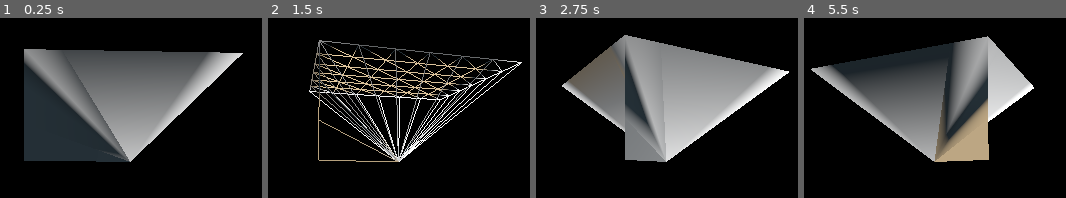
Above: before the commit, frames 1-4 (left to right).
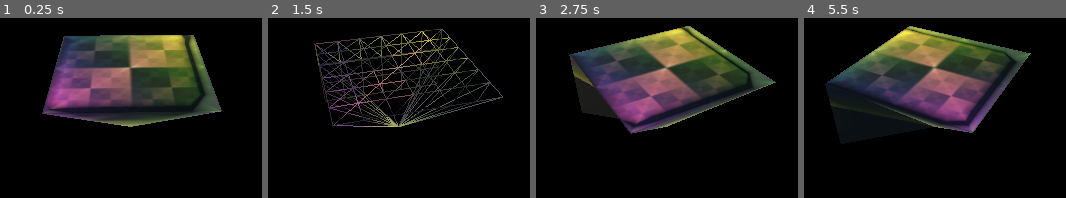
Above: after the commit, the same moments.

Repository: jinjagit/face_with_margin
Game: Godot game, scene res://Main.tscn
Two runs of this game, one before a commit and one after it. Both use one fixed random seed, a clock stepped at 60 frames per second and the inputs below.
Inputs:
- Up to frame 1 (0.25 s): no input
- Up to frame 2 (1.5 s): tap Enter at 0.5 s; hold P 0.53-1.28 s; tap P at 1.35 s
- Up to frame 3 (2.75 s): hold P from 2.03 s (still down)
- Up to frame 4 (5.5 s): release P at 2.78 s; tap P at 2.85, 4.35 s; hold P 3.53-4.28 s; hold P from 5.03 s (still down)

The runs differ from the first frame. In frame 1, 43% of the frame differs, in the area x 9-93%, y 9-80%; in frame 2, 16%; in frame 3, 36%; in frame 4, 35%.

Commit message:
vertically displace top edge margin verts

Diff:
--- a/FaceWithMarginMesh.gd
+++ b/FaceWithMarginMesh.gd
@@ -15,7 +15,6 @@
 
 func displace_vertically(factor : float, step: float):
 	var v_offset : float = factor * step * 2.0
-	print(v_offset)
 
 	var new_normal := Vector3(0.0, 0.0, 0.0)
 	if normal.z > 0.0:
@@ -68,7 +67,15 @@
 				pointOnUnitCube = new_normal + (percent.x - 0.5) * 2.0 * axisA + (percent.y - 0.5) * 2.0 * axisB
 				uv_array[i] = Vector2(0.0, 0.0)
 
-			# elif x < resolution and y < 0: # top edge margin
+			elif x < resolution and y < 0: # top edge margin
+				factor = y * -1.0
+
+				var new_normal : Vector3 = displace_vertically(factor, step)
+				# TODO: display 'horizontally' as appropriate
+				percent = Vector2((x * 1.0) / (resolution - 1), 0.0)
+				pointOnUnitCube = new_normal + (percent.x - 0.5) * 2.0 * axisA + (percent.y - 0.5) * 2.0 * axisB
+				uv_array[i] = Vector2(0.0, 0.0)
+
 			# elif y < 0: # top right margin square
 			# elif x < 0 and y < resolution # left edge margin
 
--- a/Main.tscn
+++ b/Main.tscn
@@ -6,7 +6,7 @@
 transform = Transform( 1, 0, 0, 0, 1, 0, 0, 0, 1, 0, -0.00535631, 0 )
 
 [node name="Camera" type="Camera" parent="."]
-transform = Transform( 1, 0, 0, 0, 0.999838, -0.0180282, 0, 0.0180282, 0.999838, 0, -0.032021, 4.03467 )
+transform = Transform( 1, 0, 0, 0, 0.71674, 0.69734, 0, -0.69734, 0.71674, 0, 3.22886, 4.03467 )
 current = true
 
 [node name="Planet" parent="." instance=ExtResource( 1 )]
--- a/Planet.tscn
+++ b/Planet.tscn
@@ -1,12 +1,17 @@
-[gd_scene load_steps=3 format=2]
+[gd_scene load_steps=5 format=2]
 
 [ext_resource path="res://Planet.gd" type="Script" id=1]
+[ext_resource path="res://Sierpinski_square.jpg" type="Texture" id=2]
 [ext_resource path="res://FaceWithMarginMesh.gd" type="Script" id=4]
+
+[sub_resource type="SpatialMaterial" id=1]
+albedo_texture = ExtResource( 2 )
 
 [node name="Planet" type="Spatial"]
 script = ExtResource( 1 )
 
 [node name="FaceWithMargin" type="MeshInstance" parent="."]
-transform = Transform( 1, 0, 0, 0, 1, 0, 0, 0, 1, 0, 0, 0 )
+transform = Transform( -0.999937, 0, 0.0274586, 0, 1, 0, -0.0274586, 0, -0.999937, 0, 0, 0 )
+material_override = SubResource( 1 )
 script = ExtResource( 4 )
 normal = Vector3( 0, 1, 0 )
